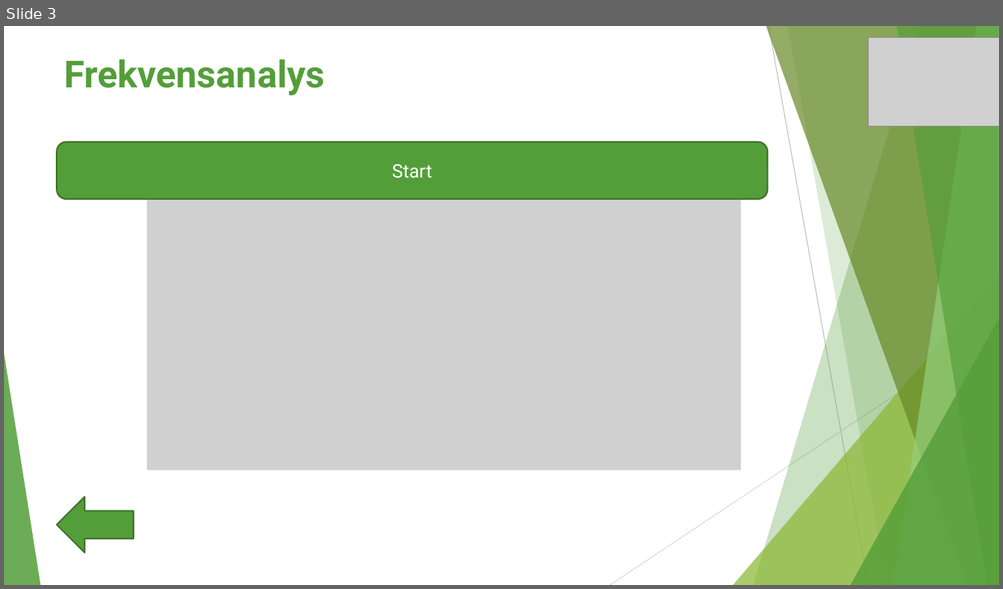
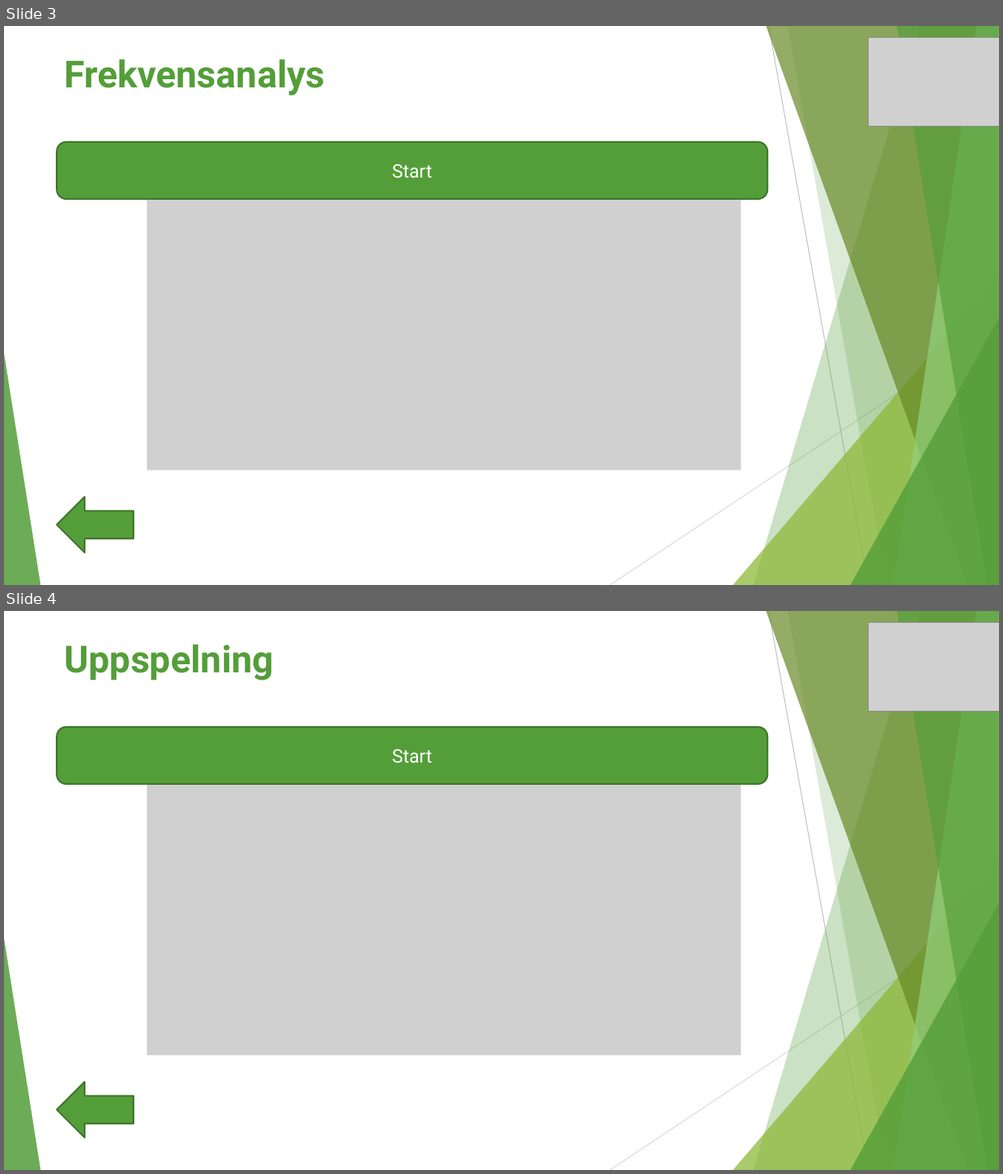
Before and after one commit to albinan/BRAVibration, a slide deck: MasterChief.pptx. Shown one above the other, each under a label of ours: slide 3 before the commit, slides 3 and 4 after it. The pictures are 1003x589 and 1003x1174 pixels, drawn with LibreOffice and Linux fonts; fonts in the diff are those of the drawing; grey boxes stand for pictures. Boxes give left, top, right and bottom in pixels: in the first picture for what was removed or moved away, otherwise in the second. Text is boxed around its words. In the diff, an @@ line names an element or a change of style, - is before the commit and + after.

```diff
--- a/MasterChief.pptx
+++ b/MasterChief.pptx
@@ slide 4 added at [4,611,999,1170], background #FFFFFF; not listed: 10 template elements that a slide beside it also shows @@
@@ picture added at [869,623,999,712] @@
@@ title added at [64,644,273,681], 36 pt, text #549E39, bold @@
+Uppspelning
@@ rounded rectangle added at [57,727,767,785], fill #549E39, outline #3E752A 1.5 pt, 18 pt, text #FFFFFF @@
+Start
@@ picture added at [148,727,741,1056] @@
@@ right arrow added at [57,1082,134,1139], fill #549E39, outline #3E752A 1.5 pt @@
```
Also in this commit, not shown: 1 slide changed, 41 other files.
